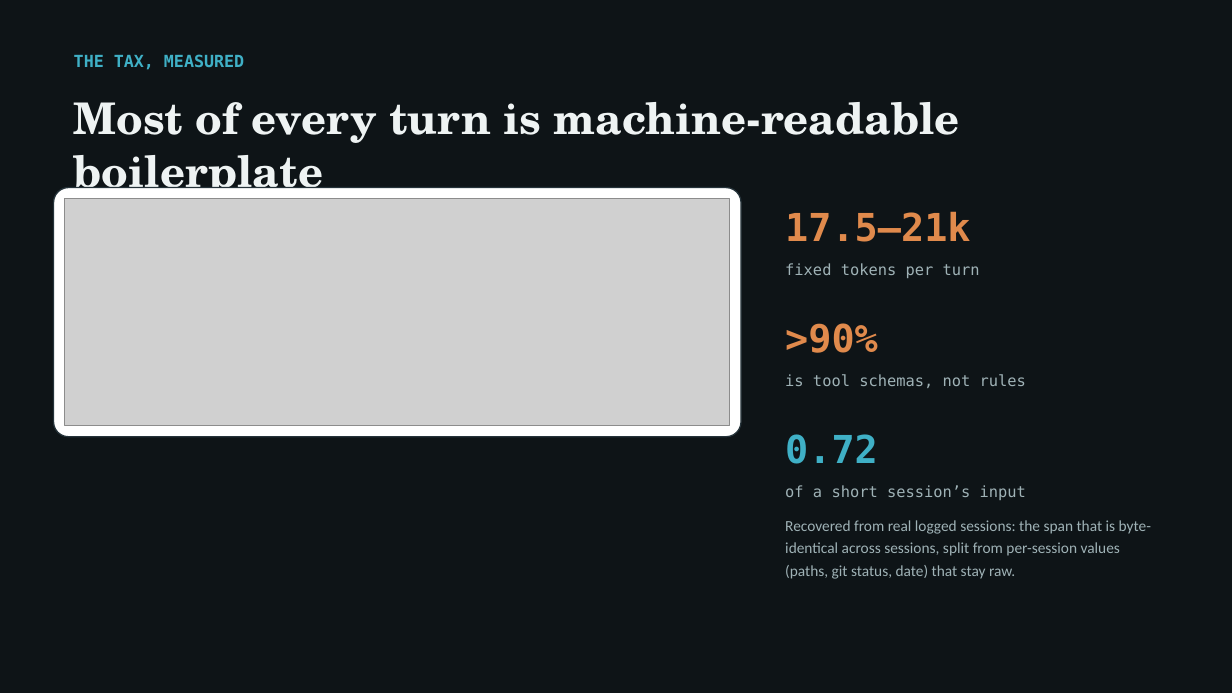
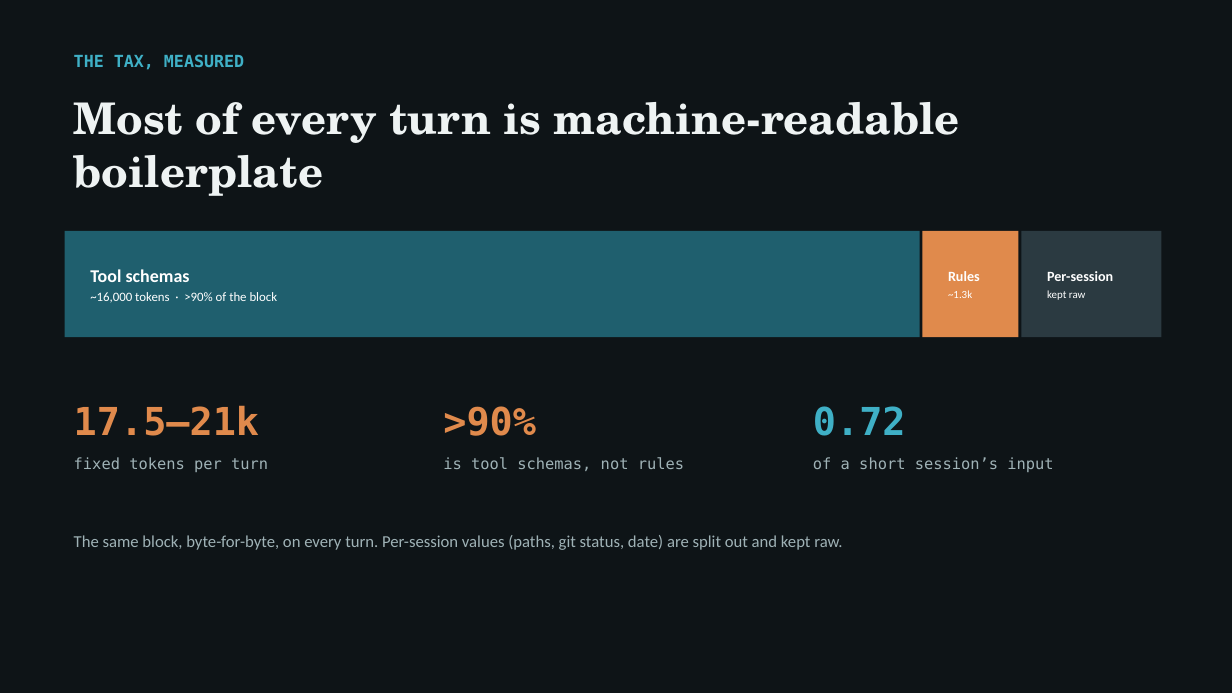
Before and after one commit to arunmenon/gisting-coding-agent, a slide deck: slide 4 of Gisting-CTO-deck.pptx. Drawn at 1232x693 pixels with LibreOffice and Linux fonts; fonts in the diff are those of the drawing; grey boxes stand for pictures. Boxes give left, top, right and bottom in pixels: in the first picture for what was removed or moved away, otherwise in the second. Text is boxed around its words. In the diff, an @@ line names an element or a change of style, - is before the commit and + after.

Commit message:
Redesign deck figures as slide-native visuals (deck-scale, no shrunken paper diagrams)

```diff
--- a/Gisting-CTO-deck.pptx
+++ b/Gisting-CTO-deck.pptx
@@ rounded rectangle removed at <box>54,188,741,437</box> @@
@@ picture removed at <box>65,199,730,426</box> @@
@@ rectangle added at <box>65,231,920,337</box>, fill #1F5F6E @@
@@ rectangle added at <box>922,231,1019,337</box>, fill #E08A4C @@
@@ rectangle added at <box>1021,231,1162,337</box>, fill #2B3A41 @@
@@ text added at <box>90,269,278,303</box>, 10 pt, text #FFFFFF @@
+Tool schemas
+~16,000 tokens · >90% of the block
@@ text added at <box>948,271,980,298</box>, 11 pt, text #FFFFFF, bold @@
+Rules
+~1.3k
@@ text added at <box>1047,271,1113,300</box>, 11 pt, text #FFFFFF, bold @@
+Per-session
+kept raw
@@ text "17.5–21k": place and size @@
-text "17.5–21k" at <box>785,211,970,242</box>
+text "17.5–21k" at <box>74,405,259,436</box>
@@ text ">90%": place and size @@
-text ">90%" at <box>785,323,878,353</box>
+text ">90%" at <box>443,406,536,436</box>
@@ text "0.72": place and size @@
-text "0.72" at <box>785,434,878,464</box>
+text "0.72" at <box>813,406,906,436</box>
@@ text "fixed tokens per turn": place and size @@
-text "fixed tokens per turn" at <box>785,263,980,278</box>
+text "fixed tokens per turn" at <box>74,457,268,472</box>
@@ text "is tool schemas, not rules": place and size @@
-text "is tool schemas, not rules" at <box>785,374,1026,388</box>
+text "is tool schemas, not rules" at <box>443,457,684,471</box>
@@ text "of a short session’s input": place and size @@
-text "of a short session’s input" at <box>785,485,1026,500</box>
+text "of a short session’s input" at <box>813,457,1053,472</box>
@@ text added at <box>74,535,842,550</box>, 13 pt, text #9FB2B6 @@
+The same block, byte-for-byte, on every turn. Per-session values (paths, git status, date) are split out and kept raw.
@@ text removed at <box>785,520,1151,579</box> @@
-Recovered from real logged sessions: the span that is byte-identical across sessions, split from per-session values (paths, git status, date) that stay raw.
```
Also in this commit, not shown: 3 other slides changed, 3 other files.
